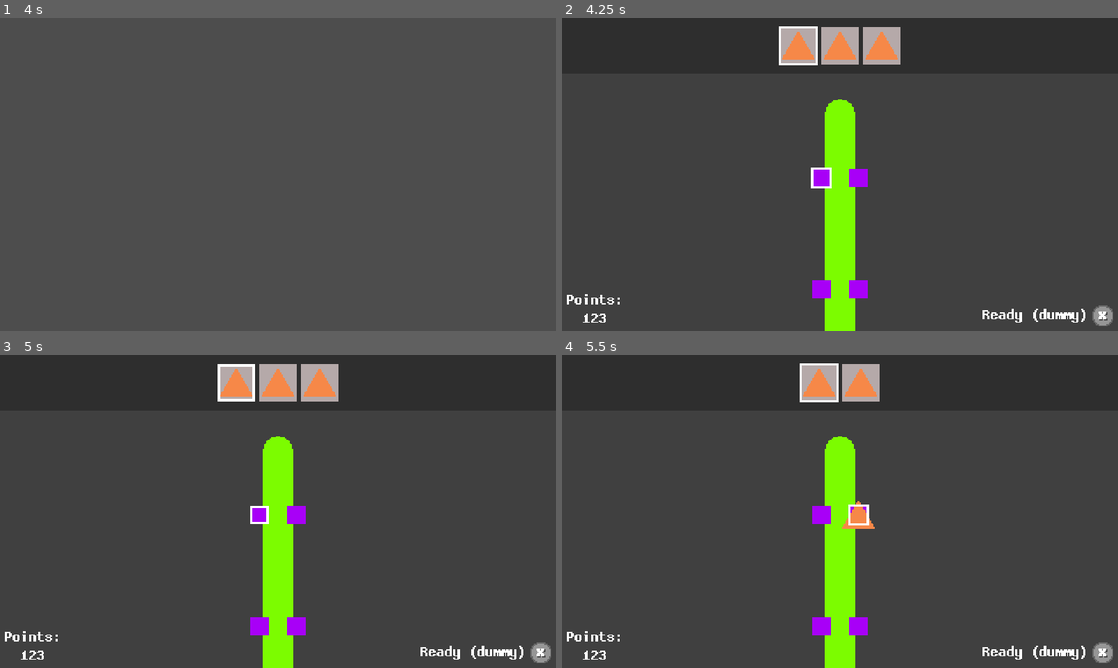
Above: before the commit, frames 1-4 (two rows, left to right).
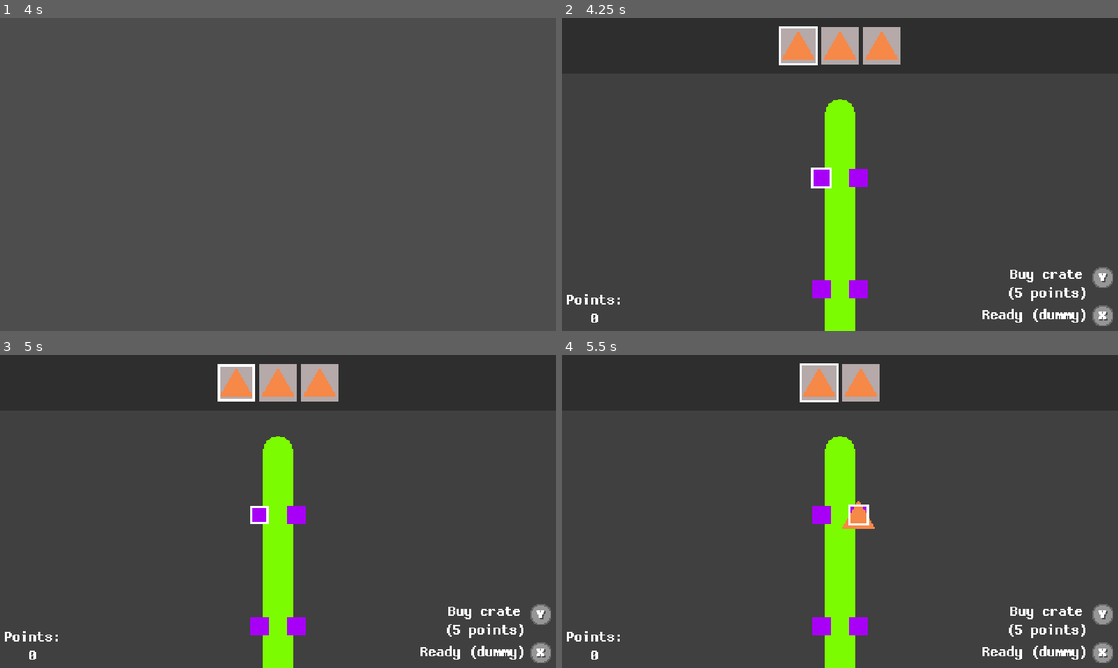
Above: after the commit, the same moments.

Repository: LelekDEV/snakez
Game: Godot game, scene res://scenes/root/main.tscn
Same seed, same stepped clock (60 frames per second), same inputs: the game is played once before the commit and once after it.
Inputs (mouse positions are in pixels of both pictures, inside the frame that each line leads up to):
- Up to frame 1 (4 s): tap Enter at 0.5, 2, 3.5 s; move the mouse to (400, 158) at 0.52 s; click (400, 158) at 0.6 s; tap Space at 1.25, 2.75 s; move the mouse to (166, 190) at 1.27 s; right-click (166, 190) at 1.35 s; click (166, 190) at 1.42 s; move the mouse to (333, 105) at 2.02 s; tap S (scroll_down) at 2.1 s; click (333, 105) at 2.17 s; move the mouse to (250, 237) at 2.77 s; tap A (scroll_left) at 2.85 s; click (250, 237) at 2.92 s; move the mouse to (444, 221) at 3.52 s; tap D (scroll_right) at 3.6 s; click (444, 221) at 3.67 s
- Up to frame 2 (4.25 s): tap F1 (add_dummy_player) at 4.15 s
- Up to frame 3 (5 s): move the mouse to (111, 464) at 4.27 s; tap W (scroll_up) at 4.35 s; click (111, 464) at 4.42 s
- Up to frame 4 (5.5 s): move the mouse to (867, 511) at 5.02 s; click (867, 511) at 5.1 s

Frame 1 is identical in both runs. In frame 2, 0.6% of the frame differs, in the area x 3-100%, y 79-98%; in frame 3, 0.6%; in frame 4, 0.6%.

Commit message:
points system, UI display for crates

Diff:
--- a/scenes/hold_input.tscn
+++ b/scenes/hold_input.tscn
@@ -7,6 +7,7 @@
 [node name="HoldInput" type="Control" unique_id=1905347533]
 clip_children = 2
 custom_minimum_size = Vector2(18, 18)
+custom_maximum_size = Vector2(18, 18)
 layout_mode = 3
 anchors_preset = 0
 offset_right = 16.0
--- a/scenes/player_container.tscn
+++ b/scenes/player_container.tscn
@@ -97,27 +97,51 @@
 theme_override_constants/margin_right = 4
 theme_override_constants/margin_bottom = 4
 
-[node name="MedalContainer" type="HBoxContainer" parent="MarginContainer" unique_id=1821424783]
+[node name="PointsContainer" type="HBoxContainer" parent="MarginContainer" unique_id=1821424783]
 layout_mode = 2
 size_flags_horizontal = 0
 size_flags_vertical = 8
 
-[node name="Label" type="Label" parent="MarginContainer/MedalContainer" unique_id=1099670954]
+[node name="Label" type="Label" parent="MarginContainer/PointsContainer" unique_id=1099670954]
 layout_mode = 2
 size_flags_vertical = 1
 theme_override_fonts/font = ExtResource("5_4hg65")
 theme_override_font_sizes/font_size = 13
 text = "Points:
-123"
+0"
 horizontal_alignment = 1
 vertical_alignment = 1
 
-[node name="ReadyContainer" type="HBoxContainer" parent="MarginContainer" unique_id=1760548606]
+[node name="RightContainer" type="VBoxContainer" parent="MarginContainer" unique_id=944079953]
 layout_mode = 2
 size_flags_horizontal = 8
 size_flags_vertical = 8
 
-[node name="Label" type="Label" parent="MarginContainer/ReadyContainer" unique_id=1627324100]
+[node name="CrateContainer" type="HBoxContainer" parent="MarginContainer/RightContainer" unique_id=770961191]
+layout_mode = 2
+size_flags_horizontal = 8
+size_flags_vertical = 8
+
+[node name="Label" type="Label" parent="MarginContainer/RightContainer/CrateContainer" unique_id=1755869997]
+layout_mode = 2
+size_flags_vertical = 1
+theme_override_fonts/font = ExtResource("5_4hg65")
+theme_override_font_sizes/font_size = 13
+text = "Buy crate
+(5 points)"
+horizontal_alignment = 1
+vertical_alignment = 1
+
+[node name="HoldInput" parent="MarginContainer/RightContainer/CrateContainer" unique_id=1303017356 instance=ExtResource("5_a36gw")]
+layout_mode = 2
+glyph_text = "Y"
+
+[node name="ReadyContainer" type="HBoxContainer" parent="MarginContainer/RightContainer" unique_id=1760548606]
+layout_mode = 2
+size_flags_horizontal = 8
+size_flags_vertical = 8
+
+[node name="Label" type="Label" parent="MarginContainer/RightContainer/ReadyContainer" unique_id=1627324100]
 layout_mode = 2
 size_flags_vertical = 1
 theme_override_fonts/font = ExtResource("5_4hg65")
@@ -126,5 +150,5 @@
 horizontal_alignment = 1
 vertical_alignment = 1
 
-[node name="HoldInput" parent="MarginContainer/ReadyContainer" unique_id=1905347533 instance=ExtResource("5_a36gw")]
+[node name="HoldInput" parent="MarginContainer/RightContainer/ReadyContainer" unique_id=1905347533 instance=ExtResource("5_a36gw")]
 layout_mode = 2
--- a/scenes/root/gear_select.tscn
+++ b/scenes/root/gear_select.tscn
@@ -24,16 +24,16 @@
 process_mode = 4
 visible = false
 layout_mode = 2
-id = 1
+player_id = 1
 
 [node name="PlayerContainer2" parent="MainContainer" unique_id=330603991 instance=ExtResource("1_yk3q5")]
 process_mode = 4
 visible = false
 layout_mode = 2
-id = 2
+player_id = 2
 
 [node name="PlayerContainer3" parent="MainContainer" unique_id=1691827089 instance=ExtResource("1_yk3q5")]
 process_mode = 4
 visible = false
 layout_mode = 2
-id = 3
+player_id = 3
--- a/scripts/game.gd
+++ b/scripts/game.gd
@@ -12,6 +12,8 @@
 
 func setup() -> void:
 	# TODO: consistify naming: input_mode, input_id
+	Global.round_ranking.clear()
+
 	cupcake_root.snakes.clear()
 	alive_snakes = 0
 
@@ -22,6 +24,7 @@
 	for input_mode in Global.player_input_modes:
 		var snake := Snake.instantiate()
 
+		snake.player_id = i
 		snake.input_mode = input_mode
 		snake.global_position = Vector2(cos(angle), sin(angle)) * SPAWN_DIST
 		snake.healthbar = healthbars[i]
@@ -59,4 +62,11 @@
 
 	if alive_snakes < 2:
 		await get_tree().create_timer(1).timeout
+
+		for snake in snakes_ref:
+			if not snake:
+				continue
+
+			Global.round_ranking.append(snake.player_id)
+
 		SignalBus.end_game.emit()
--- a/scripts/gear_select.gd
+++ b/scripts/gear_select.gd
@@ -30,9 +30,16 @@
 	add_player(Global.InputMode.MOUSE)
 
 func game_ended() -> void:
+	var i: int = 0
+	for player_id in Global.round_ranking:
+		Global.points[player_id] += 3 + i * 2
+		i += 1
+
 	for container in player_containers:
 		if not container.visible:
 			continue
+
+		container.update_points_label()
 
 		if container.id == Global.InputMode.DUMMY:
 			continue
@@ -43,6 +50,7 @@
 	if input_id in Global.player_input_modes:
 		return
 
+	Global.points.append(0)
 	Global.player_input_modes.append(input_id)
 
 	var player_id: int = Global.player_input_modes.size() - 1
--- a/scripts/global/global.gd
+++ b/scripts/global/global.gd
@@ -2,6 +2,9 @@
 
 const MAX_JOYS: int = 4
 const MAX_PLAYERS: int = 4
+
+var points: Array[int] = []
+var round_ranking: Array[InputMode] = []
 
 const JOY_TRIGGER_TRESHOLD: float = 0.1
 
--- a/scripts/hold_input.gd
+++ b/scripts/hold_input.gd
@@ -2,6 +2,9 @@
 class_name HoldInput
 
 @onready var fill_draw: Node2D = $FillDraw
+@onready var label: Label = $Label
+
+@export var glyph_text: String = "X"
 
 var progress: float = 0
 var input_mode: Global.InputMode
@@ -11,6 +14,9 @@
 
 func _draw() -> void:
 	draw_circle(Vector2(9, 9), 9.5, Color("#676767"))
+
+func _ready() -> void:
+	label.text = glyph_text
 
 func _process(delta: float) -> void:
 	if input_mode == Global.InputMode.MOUSE:
--- a/scripts/player_container.gd
+++ b/scripts/player_container.gd
@@ -1,7 +1,8 @@
 extends ColorRect
 class_name PlayerContainer
 
-@export var id: int
+@export var player_id: int
+var id: int # TODO: rename to input_id
 var order: int
 
 @onready var snake_root: Control = $SnakeRoot
@@ -10,10 +11,11 @@
 @onready var handles: Array[DisplayHandle] = []
 
 @onready var hold_inputs: Dictionary[StringName, HoldInput] = {
-	"ready": $MarginContainer/ReadyContainer/HoldInput
+	"ready": $MarginContainer/RightContainer/ReadyContainer/HoldInput
 }
 @onready var labels: Dictionary[StringName, Label] = {
-	"ready": $MarginContainer/ReadyContainer/Label
+	"ready": $MarginContainer/RightContainer/ReadyContainer/Label,
+	"points": $MarginContainer/PointsContainer/Label
 }
 
 var selected_item: int = 0
@@ -102,6 +104,9 @@
 		mouse_process(delta)
 	elif id <= Global.InputMode.JOY4:
 		joy_process(delta)
+
+func update_points_label() -> void:
+	labels.points.text = "Points:\n%s" % Global.points[player_id]
 
 # TODO: find a nice and intuitive way for mouse input ui
 func toggle_ready() -> void:
--- a/scripts/snake.gd
+++ b/scripts/snake.gd
@@ -20,6 +20,7 @@
 var health: float
 @export var healthbar: Healthbar
 
+var player_id: int
 @export var input_mode: Global.InputMode
 
 @onready var collider: Area2D = $Collider
@@ -158,6 +159,9 @@
 		healthbar.update_state(max_health, health)
 
 	if health <= 0:
+		if not Global.round_ranking.has(player_id):
+			Global.round_ranking.append(player_id)
+
 		death.emit()
 		queue_free()
 
